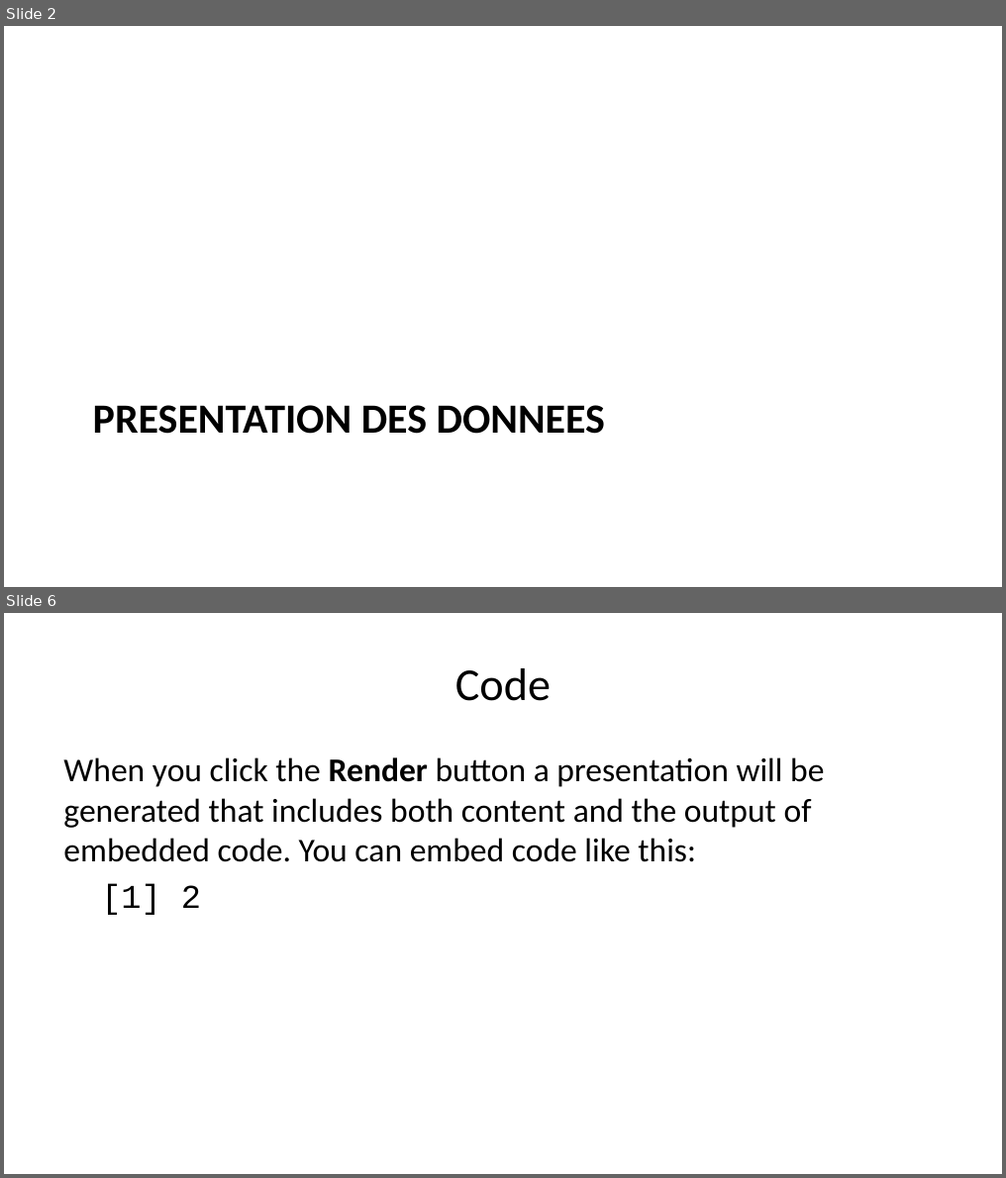
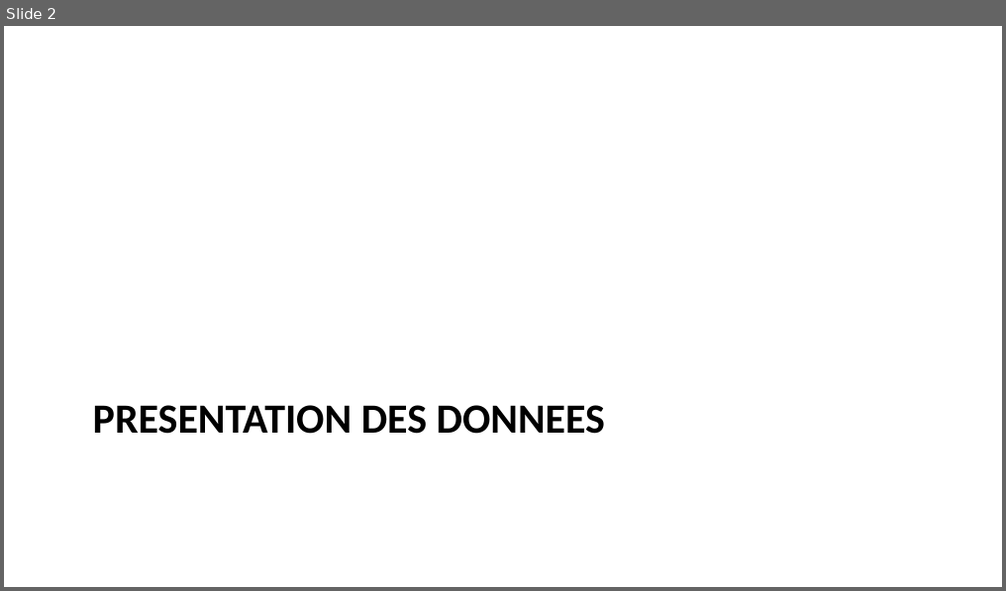
Before and after one commit to AD0791/Presentation_thesis, a slide deck: modele_presentation.pptx. Shown one above the other, each under a label of ours: slides 2 and 6 before the commit, slide 2 after it; the slides between them are not shown. The pictures are 1006x1178 and 1006x591 pixels, drawn with LibreOffice and Linux fonts; fonts in the diff are those of the drawing. Boxes give left, top, right and bottom in pixels: in the first picture for what was removed or moved away, otherwise in the second. Text is boxed around its words. In the diff, an @@ line names an element or a change of style, - is before the commit and + after.

```diff
--- a/modele_presentation.pptx
+++ b/modele_presentation.pptx
@@ slide 6 removed at <box>4,613,1002,1174</box>, background #FFFFFF @@
@@ title removed at <box>455,668,550,701</box> @@
-Code
@@ text removed at <box>63,758,824,915</box> @@
-When you click the Render button a presentation will be generated that includes both content and the output of embedded code. You can embed code like this:
-[1] 2
```
Also in this commit, not shown: 1 slide changed, 6 slides added, 2 other slides removed, 2 other files.
